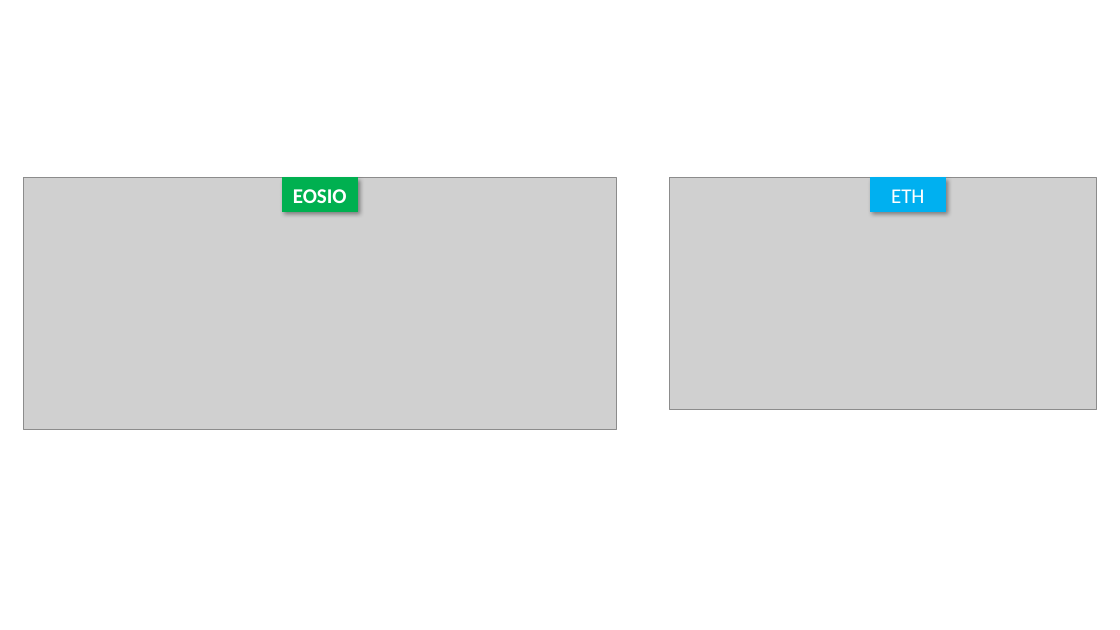
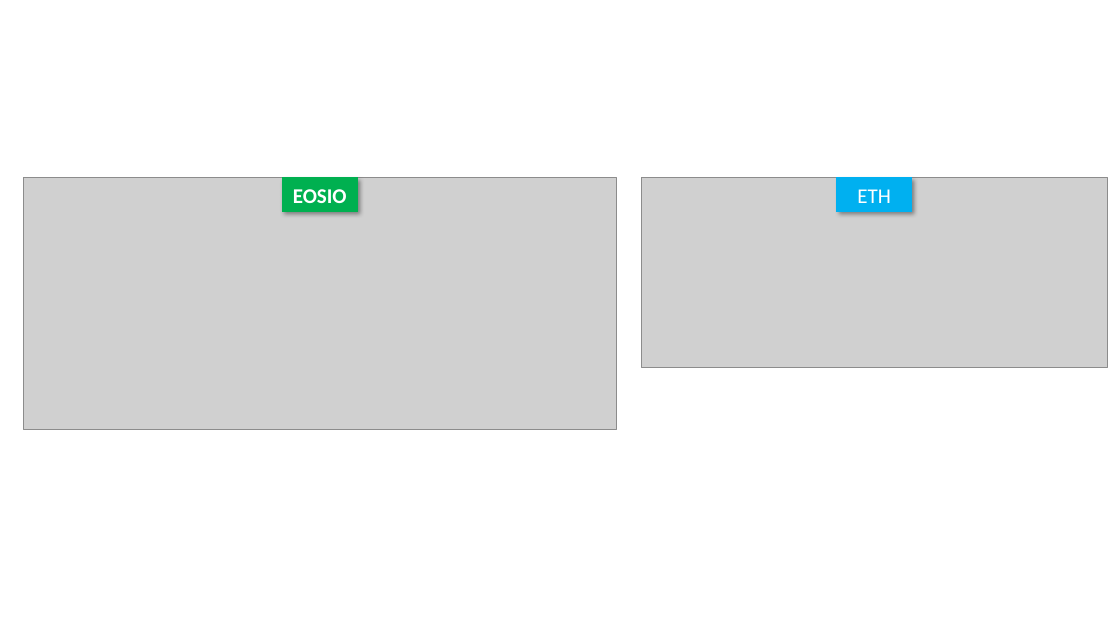
Before and after one commit to abhi3700/evm-playground, a slide deck: slide 2 of others/eosio_vs_eth.pptx. Drawn at 1120x630 pixels with LibreOffice and Linux fonts; fonts in the diff are those of the drawing; grey boxes stand for pictures; background and template pictures are left out. Boxes give left, top, right and bottom in pixels: in the first picture for what was removed or moved away, otherwise in the second. Text is boxed around its words. In the diff, an @@ line names an element or a change of style, - is before the commit and + after.

```diff
--- a/others/eosio_vs_eth.pptx
+++ b/others/eosio_vs_eth.pptx
@@ picture: place and size @@
-picture at [670, 178, 1097, 410]
+picture at [641, 178, 1107, 367]
@@ rectangle "ETH": place and size @@
-rectangle "ETH" at [870, 178, 946, 212]
+rectangle "ETH" at [837, 178, 912, 212]
```
Also in this commit, not shown: 20 other files.
